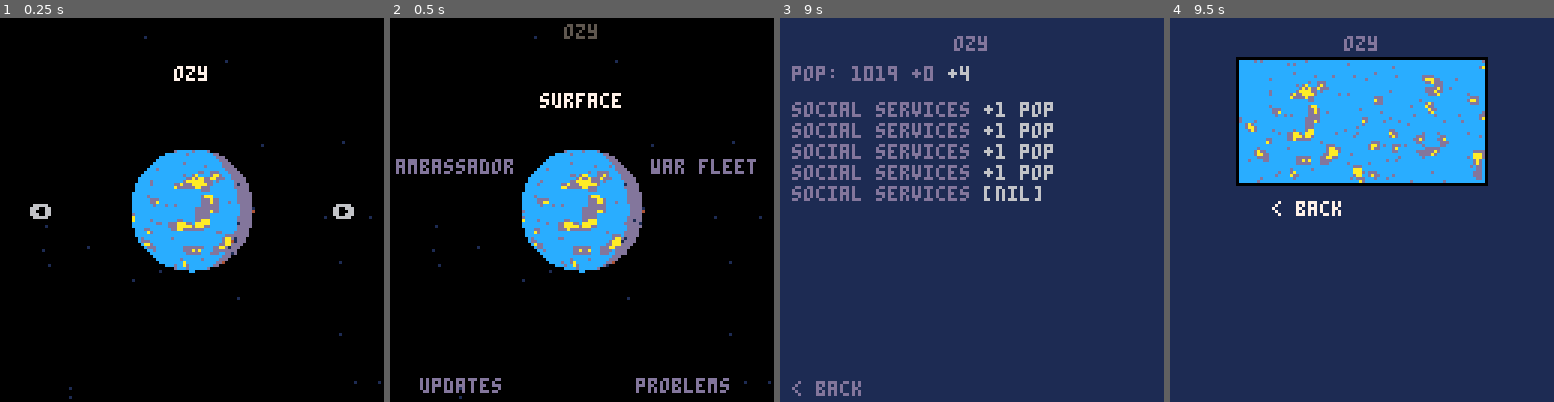
Above: before the commit, frames 1-4 (left to right).
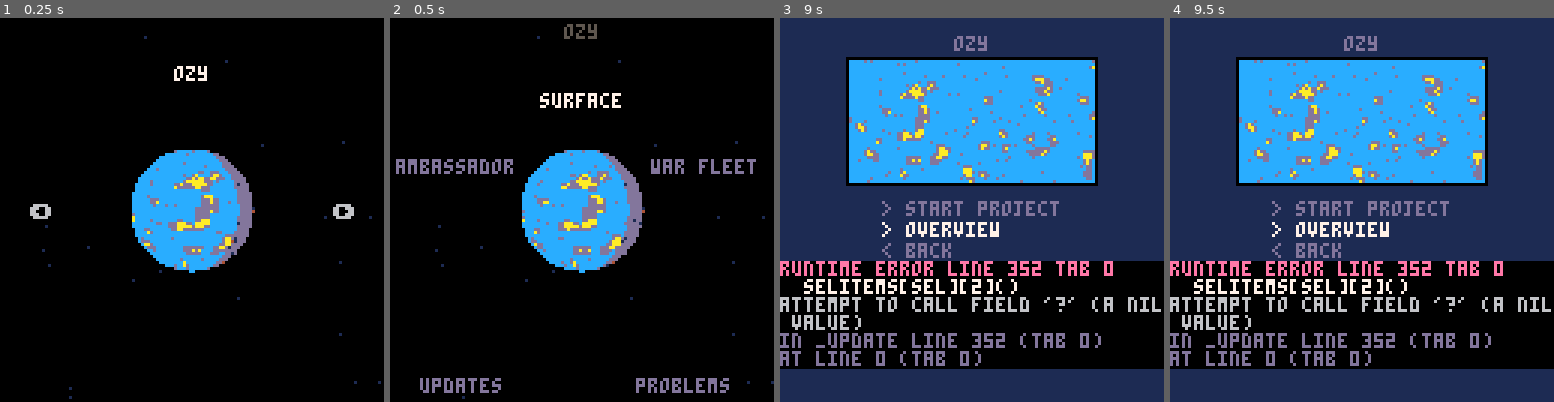
Above: after the commit, the same moments.

Repository: ironchestgames/pico-8-carts
Game: PICO-8 cartridge planetgov.p8
The game is run twice, just before and just after one commit, with the same random seed, the same clock (stepped at 60 frames per second) and the same inputs.
Inputs:
- Up to frame 1 (0.25 s): no input
- Up to frame 2 (0.5 s): tap X (X key) at 0.33 s
- Up to frame 3 (9 s): tap O (Z key) at 0.7, 1.7, 2.1, 2.5, 2.9, 3.3, 3.7, 4.1, 4.5, 4.9, 5.3, 5.7, 6.1, 6.5, 6.9, 7.3, 7.7, 8.1, 8.5, 8.9 s; tap X (X key) at 1.07, 1.85, 2.97, 4.08, 5.2, 6.32, 7.43, 8.55 s; hold Right 1.6-2.1 s; hold Up 2.15-2.42 s; hold Right 2.47-3.03 s; hold Left 3.08-3.58 s; hold Down 3.63-3.97 s; hold Right 4.02-4.68 s; hold Up 4.73-5.03 s; hold Left 5.08-5.68 s; hold Down 5.73-6.03 s; hold Right 6.08-6.58 s; hold Right 6.63-7.13 s; hold Up 7.18-7.45 s; hold Right 7.5-8.07 s; hold Left 8.12-8.62 s; hold Down from 8.67 s (still down)
- Up to frame 4 (9.5 s): release Down at 9 s; hold Right from 9.05 s (still down); tap O (Z key) at 9.3 s

Frame 1 is identical in both runs. In frame 2, 0.2% of the frame differs, in the area x 10-100%, y 4-100%; in frame 3, 54%, in the area x 0-100%, y 10-99%; in frame 4, 30%.
Error after the commit: runtime error line 352 tab 0; selitems[sel][2](); attempt to call field '?' (a nil value)

Commit message:
planetgov - remove overview, minor tokentweaks, move nema generation into own function

Diff:
--- a/planetgov.p8
+++ b/planetgov.p8
@@ -15,21 +15,29 @@
  printh(result,'debug',false)
 end
 
+-- s2t usage:
+-- t=s2t'1;2;3;4;5;6;7;hej pa dig din gamle gries;'
+-- t=s2t'.x;1;.y;2;'
 function s2t(s)
- local t,i,_s={},1,''
- while #s > 0 do
-  local d=sub(s,1,1)
-  s=sub(s,2)
-  if d != ';' then
-   _s=_s..d
+ local _t,_i,_s,_d={},1,''
+ repeat
+  _d,s=sub(s,1,1),sub(s,2)
+  if _d != ';' then
+   _s=_s.._d
   else
-   t[i]=tonum(_s) or _s
-   if (_s == '') t[i]=nil
-   i+=1
+   _t[_i]=tonum(_s) or _s
+   if (_s == '') _t[_i]=nil
+   _i+=1
    _s=''
   end
- end
- return t
+ until #s == 0
+ for _i=2,#_t,2 do
+  local _tib=_t[_i-1]
+  if sub(tostr(_tib),1,1) == '.' then
+   _t[sub(_tib,2)],_t[_i-1],_t[_i]=_t[_i]
+  end
+ end
+ return _t
 end
 
 function curry(f,a)
@@ -39,11 +47,11 @@
 end
 
 function clone(_t)
- local t={}
- for k,v in pairs(_t) do
-  t[k]=v
- end
- return t
+ local _tc={}
+ for _k,_v in pairs(_t) do
+  _tc[_k]=_v
+ end
+ return _tc
 end
 
 function dist(x1,y1,x2,y2)
@@ -74,102 +82,102 @@
 end
 
 surfacecols=s2t'2;3;5;6;7;8;9;10;11;12;13;14;15;'
-function genmap(z,w)
- ::o::
- q=rnd(1)
- d=1500+rnd(2000)
- v=rnd(1)
- j=100+rnd(250)
- h={}
- w2=w*2
- for x=0,w2 do
-  for y=0,w do
-   h[x+y*z]=0
-  end
- end
- for i=0,j do
-  x=flrrnd(z)
-  y=flrrnd(z)
-  h[x+y*z]=1
- end
- for i=0,d do
-  x=1+flrrnd((w2)-1)
-  y=1+flrrnd(w-1)
-  p=y+1
-  k=y-1
-  m=x+1
-  n=x-1
-  if h[x+y*z] > 0 then
-   h[x+y*z]+=v
-   h[n+y*z]+=q
-   h[m+y*z]+=q
-   h[x+k*z]+=q
-   h[x+p*z]+=q
-   h[m+p*z]+=q
-   h[m+k*z]+=q
-   h[n+p*z]+=q
-   h[n+k*z]+=q
-  end
- end
- u=0
- u+=1
- k=mid(3,flrrnd(5),5)
- c={}
+function genmap(_z,_w)
+ local _q=rnd(1)
+ local _d=1500+rnd(2000)
+ local _v=rnd(1)
+ local _j=100+rnd(250)
+ local _h={}
+ local _w2=_w*2
+ for _x=0,_w2 do
+  for _y=0,_w do
+   _h[_x+_y*_z]=0
+  end
+ end
+ for _i=0,_j do
+  local _x=flrrnd(_z)
+  local _y=flrrnd(_z)
+  _h[_x+_y*_z]=1
+ end
+ for _i=0,_d do
+  local _x,y=1+flrrnd((_w2)-1),1+flrrnd(_w-1)
+  local _m=_x+1
+  local _n=_x-1
+  local _yz=y*_z
+  local _kz=(y-1)*_z
+  local _pz=(y+1)*_z
+  if _h[_x+_yz] > 0 then
+   _h[_x+_yz]+=_v
+   _h[_n+_yz]+=_q
+   _h[_m+_yz]+=_q
+   _h[_x+_kz]+=_q
+   _h[_x+_pz]+=_q
+   _h[_m+_pz]+=_q
+   _h[_m+_kz]+=_q
+   _h[_n+_pz]+=_q
+   _h[_n+_kz]+=_q
+  end
+ end
+ local _k=mid(3,flrrnd(5),5)
+ local _c={}
  repeat
-  c[k]=surfacecols[flrrnd(#surfacecols)+1]
-  k-=1
- until k == 0
- for x=0,w2 do
-  for y=0,w do
-  i=mid(1,flr(h[x+y*z])+1,#c)
-  col=c[i]
-  sset(x,y,col)
-  end
- end
- if (u>7) goto o
+  _c[_k]=surfacecols[flrrnd(#surfacecols)+1]
+  _k-=1
+ until _k == 0
+ for _x=0,_w2 do
+  for _y=0,_w do
+   local _i=mid(1,flr(_h[_x+_y*_z])+1,#_c)
+   local _col=_c[_i]
+   sset(_x,_y,_col)
+  end
+ end
 end
 
 vocs='\97\101\105\111\117\121'
 cons='\98\99\100\102\103\104\106\107\108\109\110\112\114\115\116\118\119\120\122'
+function newplanetname(_seed)
+ srand(_seed)
+ local _pname=''
+ local _l=flrrnd(5)+2
+ while #_pname <= _l do
+  local _cpos,_vpos=flrrnd(#cons)+1,flrrnd(#vocs)+1
+  local _l=sub(cons,_cpos,_cpos)
+  if #_pname%2 == 0 then
+   _l=sub(vocs,_vpos,_vpos)
+  end
+  _pname=_pname.._l
+ end
+ if rnd() > 0.25 then
+  local _n=_pname
+  _pname=''
+  for _l=#_n,1,-1 do
+   _pname=_pname..sub(_n,_l,_l)
+  end
+ end
+ if rnd() > 0.9 then
+  local _l=flrrnd(#_pname-1)+1
+  _pname=sub(_pname,1,_l-1)..sub(_pname,_l+1,#_pname)
+ end
+ if rnd() > 0.65 then
+  _pname=_pname..'-'..flrrnd(12)+1
+  if rnd() > 0.8 then
+   local _cpos=flrrnd(#cons)+1
+   _pname=_pname..sub(cons,_cpos,_cpos)
+  end
+ end
+ return _pname
+end
 
 function newplanet(_seed)
  srand(_seed)
 
- planetname=''
- local length=flrrnd(5)+2
- while #planetname <= length do
-  local cpos=flrrnd(#cons)+1
-  local vpos=flrrnd(#vocs)+1
-  local _l=sub(cons,cpos,cpos)
-  if #planetname%2 == 0 then
-   _l=sub(vocs,vpos,vpos)
-  end
-  planetname=planetname.._l
- end
- if rnd() > 0.25 then
-  local n=planetname
-  planetname=''
-  for _l=#n,1,-1 do
-   planetname=planetname..sub(n,_l,_l)
-  end
- end
- if rnd() > 0.9 then
-  local _l=flrrnd(#planetname-1)+1
-  planetname=sub(planetname,1,_l-1)..sub(planetname,_l+1,#planetname)
- end
- if rnd() > 0.65 then
-  planetname=planetname..'-'..flrrnd(12)+1
-  if rnd() > 0.8 then
-   local cpos=flrrnd(#cons)+1
-   planetname=planetname..sub(cons,cpos,cpos)
-  end
- end
-
- local starc=20
- local starspeed=max(0.03,rnd(0.3))
- while starc > 0 do
-  stars[starc]={x=flr(rnd(128)),y=rnd(128),dx=starspeed}
-  starc-=1
+ planetname=newplanetname(_seed)
+
+ local _starc=20
+ local _starspeed=max(0.04,rnd(0.32))
+ while _starc > 0 do
+  stars[_starc]={x=flr(rnd(128)),y=rnd(128),dx=_starspeed}
+  _starc-=1
  end
 
  discsize=flr((flrrnd(22)+22)/2)*2+1
@@ -336,55 +344,6 @@
 stars={}
 colshade=s2t'1;1;1;2;1;13;6;2;4;4;3;13;1;2;4;'
 
-function overviewupdate()
- selitems[sel][3]=nil
- if btnp(2) then
-  sel=max(sel-1,1)
- elseif btnp(3) then
-  sel=min(sel+1,#selitems)
- end
- if btnp(4) then
-  selitems[sel][2]()
- end
- selitems[sel][3]=7
-
- selitems={}
- for _p in all(projects) do
-
- end
- add(selitems,{'< back',surfaceinit})
-
- updategame()
-end
-
-function overviewdraw()
- cls(1)
- print(planetname,64-#planetname*2,6,14-1)
- local offy=16
- local s='pop: '..tostr(pop)..' '..getsgn(pop_gr)..tostr(abs(pop_gr))
- print(s,4,offy,13)
- print(' '..getsgn(pop_agr)..tostr(abs(pop_agr)),4+#s*4,offy,6)
-
- offy+=12
- for _p in all(projects) do
-  print(_p[1],4,offy,13)
-  print(_p[2],4+#_p[1]*4,offy,6)
-  offy+=7
- end
-
- offy=121
- for selitem in all(selitems) do
-  print(selitem[1],4,offy,selitem[3] or 13)
-  offy+=7
- end
-end
-
-function overviewinit()
- _update,_draw=overviewupdate,overviewdraw
- sel=1
- selitems={{}}
-end
-
 function surfaceupdate()
  selitems[sel][3]=nil
  if btnp(2) then
